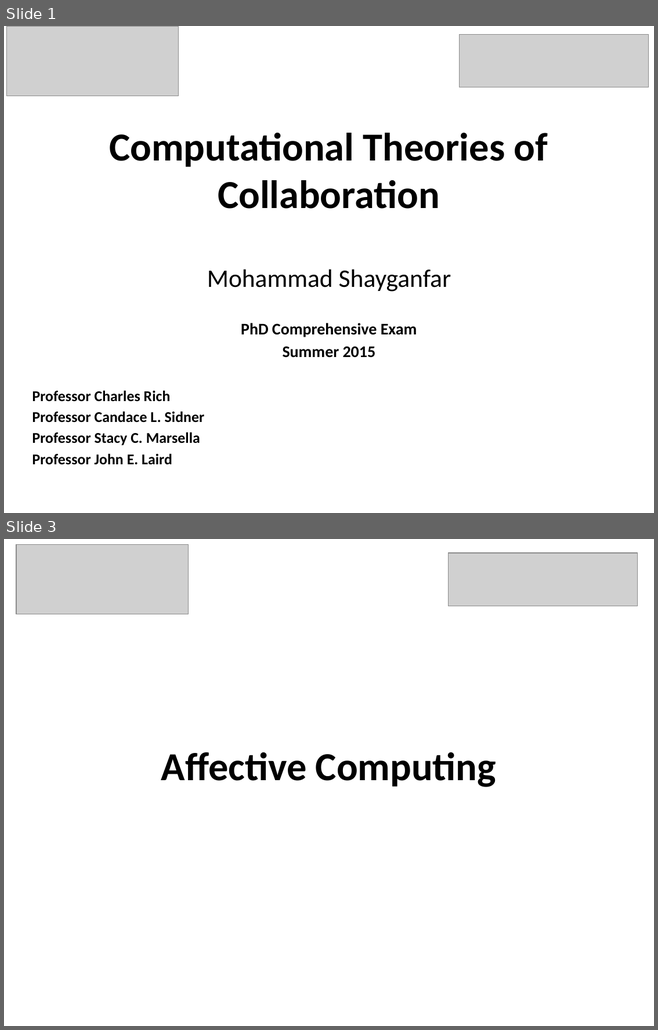
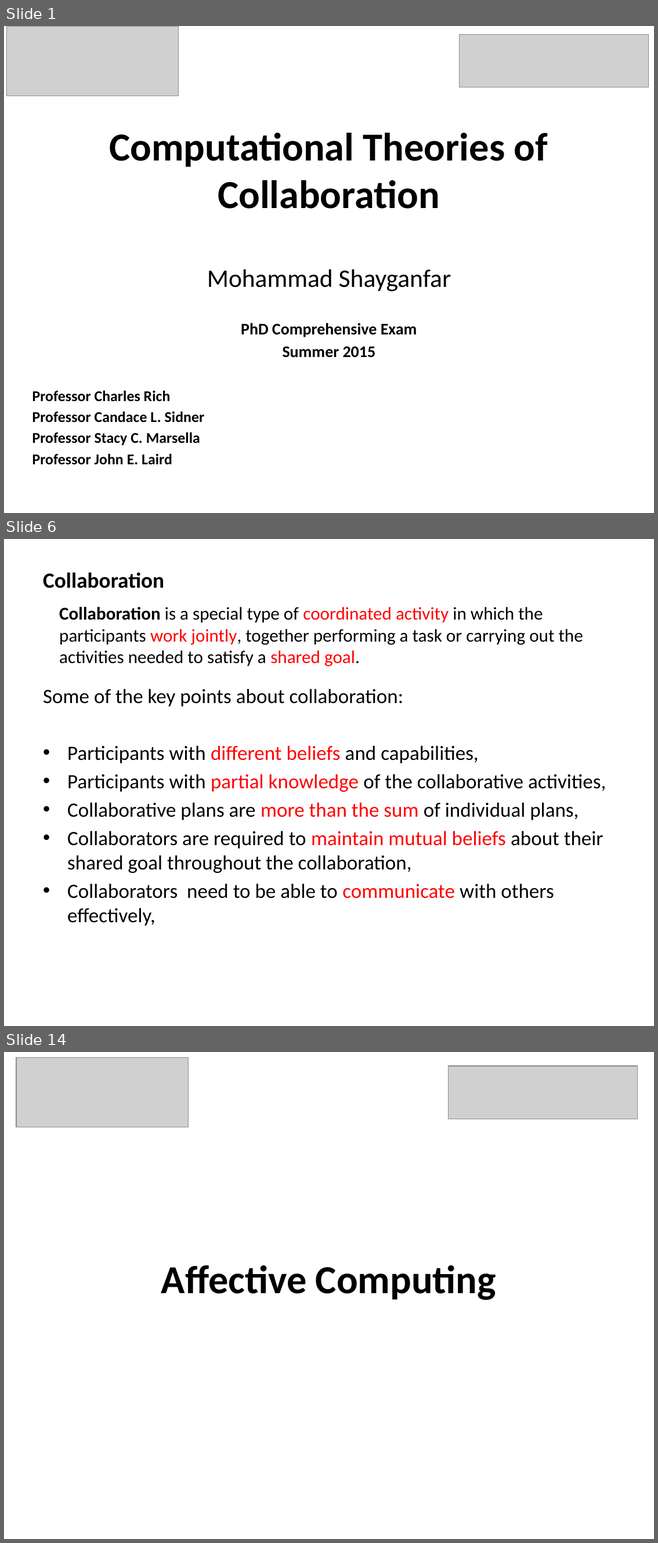
Before and after one commit to mshayganfar/CompExam1, a slide deck: presentation/PhD-comprehensive-exam.pptx. Shown one above the other, each under a label of ours: slides 1 and 3 before the commit, slides 1, 6 and 14 after it; the slides between them are not shown. The pictures are 658x1030 and 658x1543 pixels, drawn with LibreOffice and Linux fonts; fonts in the diff are those of the drawing; grey boxes stand for pictures. Boxes give left, top, right and bottom in pixels: in the first picture for what was removed or moved away, otherwise in the second. Text is boxed around its words. In the diff, an @@ line names an element or a change of style, - is before the commit and + after.

```diff
--- a/presentation/PhD-comprehensive-exam.pptx
+++ b/presentation/PhD-comprehensive-exam.pptx
@@ slide 6 added at bbox=[4, 539, 654, 1026], background #FFFFFF @@
@@ text added at bbox=[43, 572, 164, 588], 24 pt, text #000000, bold @@
+Collaboration
@@ title added at bbox=[59, 607, 583, 667], 20 pt, text #000000 @@
+Collaboration is a special type of coordinated activity in which the participants work jointly, together performing a task or carrying out the activities needed to satisfy a shared goal.
@@ text added at bbox=[43, 689, 605, 926], 22.5 pt, text #000000 @@
+Some of the key points about collaboration:
+• Participants with different beliefs and capabilities,
+• Participants with partial knowledge of the collaborative activities,
+• Collaborative plans are more than the sum of individual plans,
+• Collaborators are required to maintain mutual beliefs about their shared goal throughout the collaboration,
+• Collaborators need to be able to communicate with others effectively,
@@ what was slide 3 is now slide 14 @@
```
Also in this commit, not shown: 11 other slides added, 1 slide removed, 1 other file.
